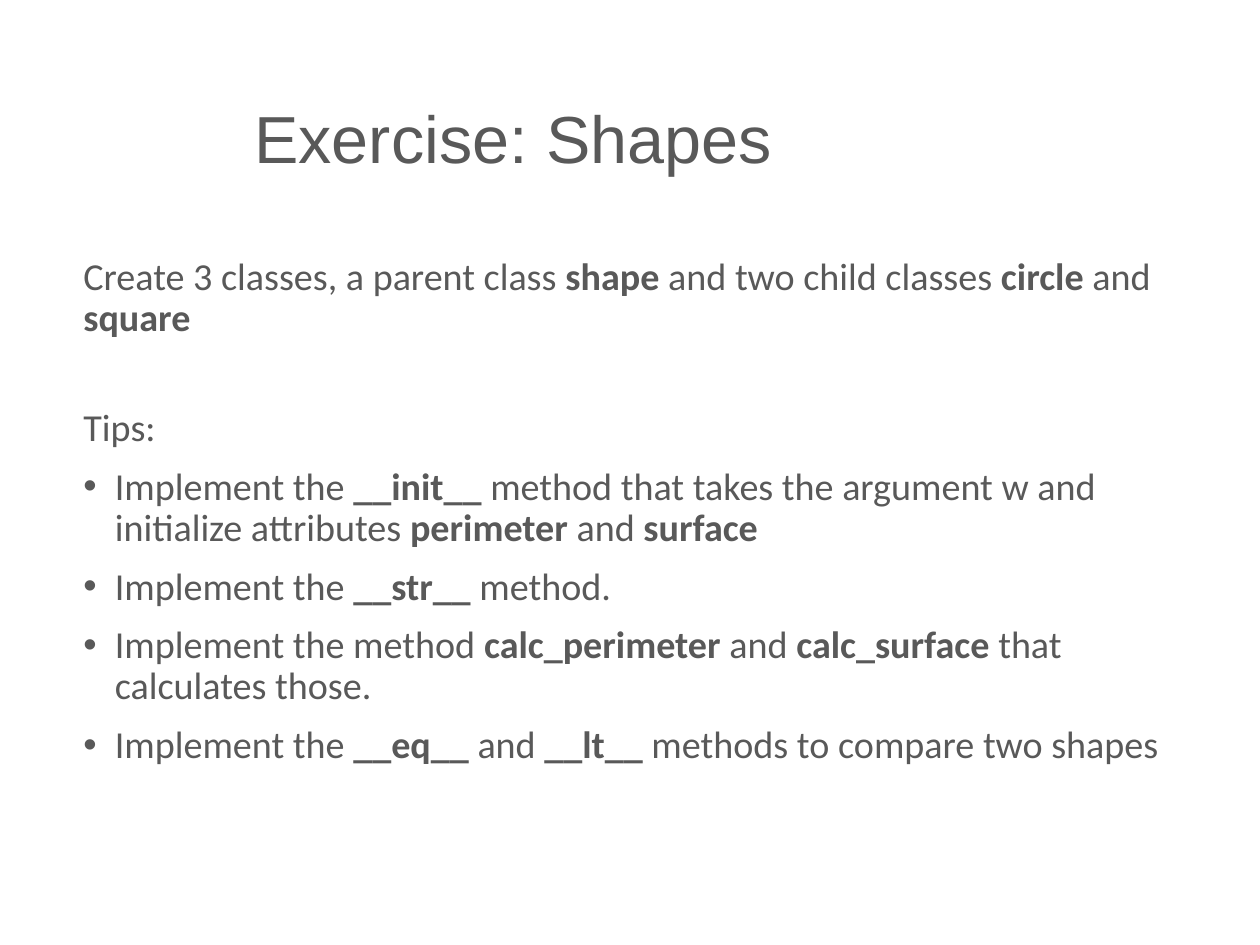
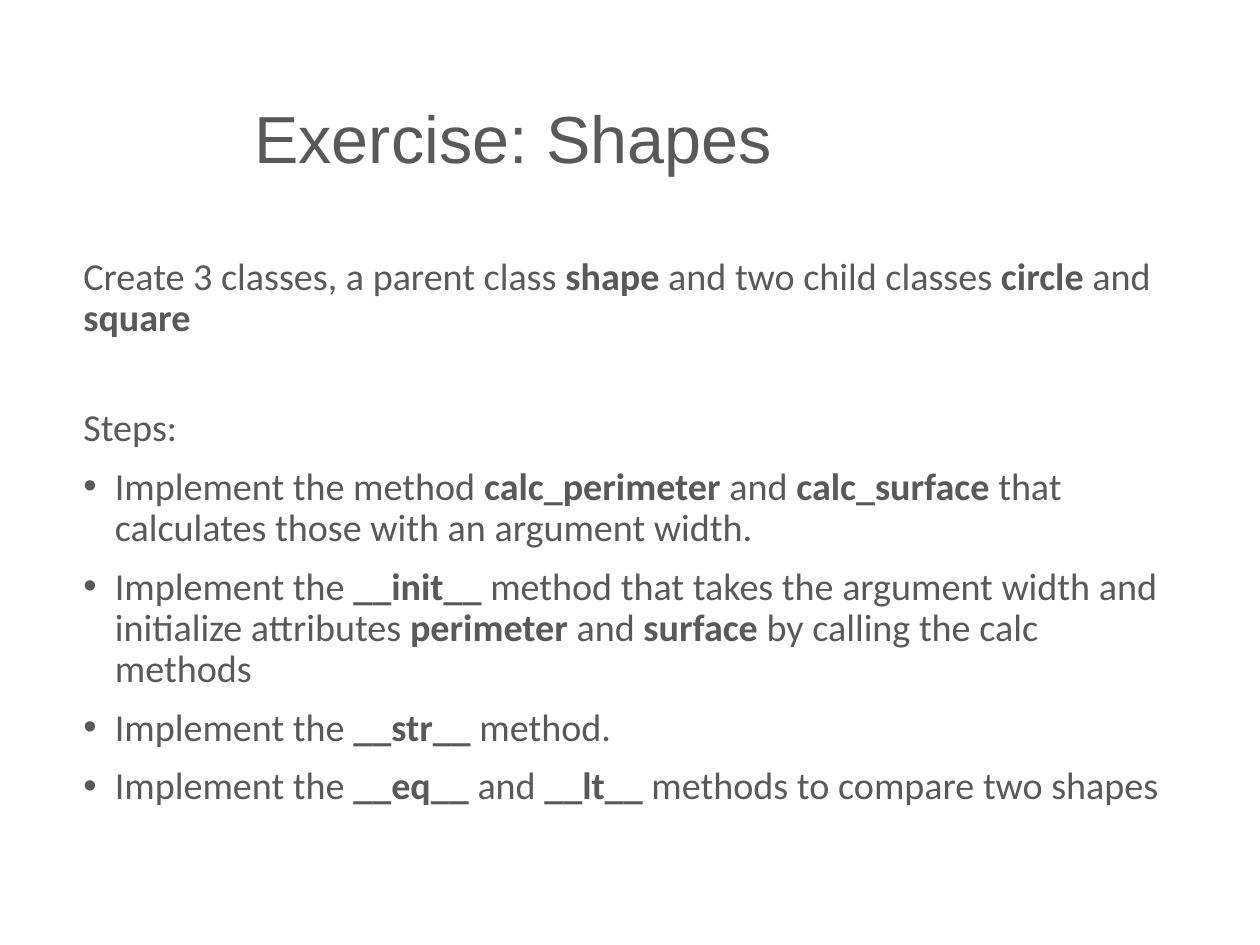
Before and after one commit to TesselHaagen/PythonTraining-11-13-dec, a slide deck: slide 27 of Python Advanced Slides.pptx. Drawn at 1260x945 pixels with LibreOffice and Linux fonts; fonts in the diff are those of the drawing; background and template pictures are left out. Boxes give left, top, right and bottom in pixels: in the first picture for what was removed or moved away, otherwise in the second. Text is boxed around its words. In the diff, an @@ line names an element or a change of style, - is before the commit and + after.

Commit message:
slide update

```diff
--- a/Python Advanced Slides.pptx
+++ b/Python Advanced Slides.pptx
@@ text at <box>83,416,1157,683</box>: text changed @@
-Tips:
-• Implement the __init__ method that takes the argument w and initialize attributes perimeter and surface
+Steps:
+• Implement the method calc_perimeter and calc_surface that calculates those with an argument width.
+• Implement the __init__ method that takes the argument width and initialize attributes perimeter and surface by calling the calc methods
@@ text at <box>115,631,1061,700</box>: paragraph removed @@
-• Implement the method calc_perimeter and calc_surface that calculates those.
```
Also in this commit, not shown: 4 other slides changed, 1 other file.
